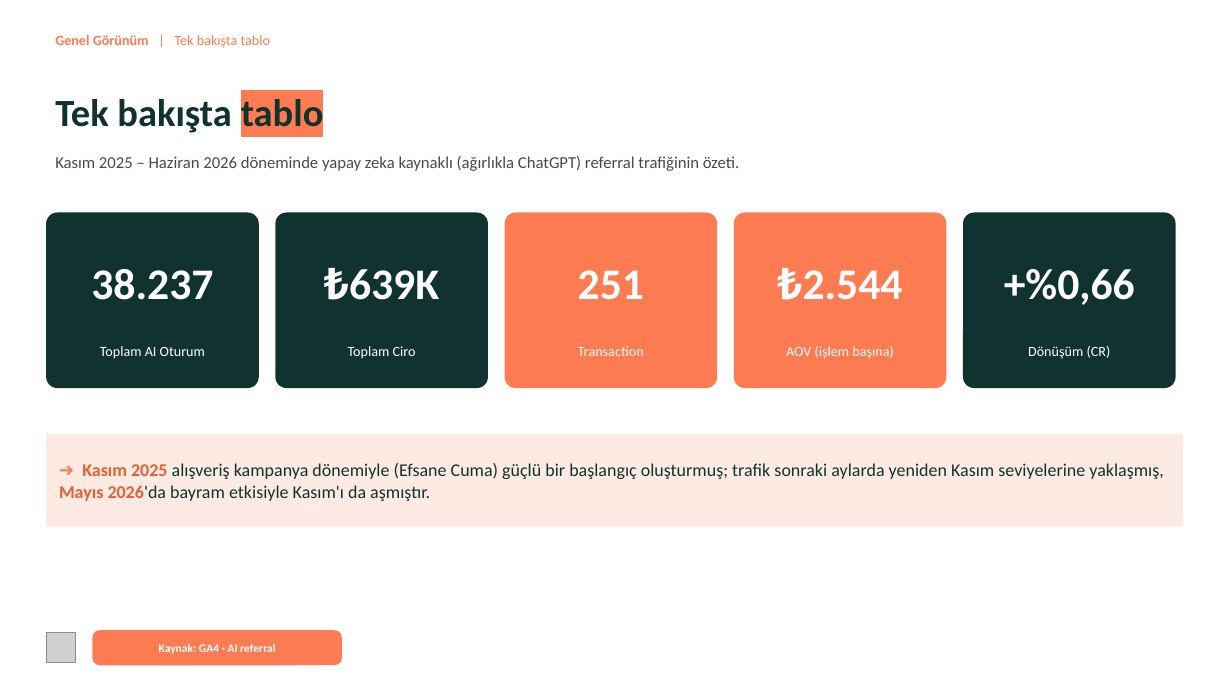
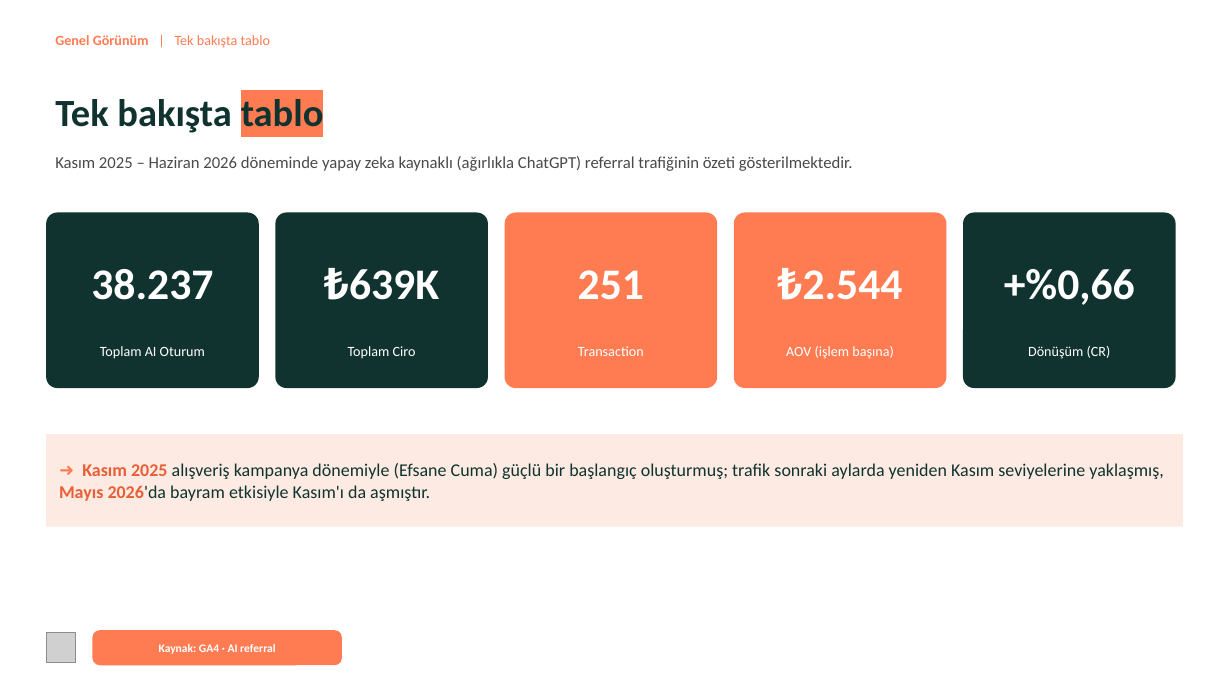
Before and after one commit to erdogan1ozdemir/ozdilekteyim-trafik-analizi, a slide deck: slide 4 of sunum/Ozdilekteyim-AI-Trafik-Analizi-Sunum.pptx. Drawn at 1232x693 pixels with LibreOffice and Linux fonts; fonts in the diff are those of the drawing; grey boxes stand for pictures. Boxes give left, top, right and bottom in pixels: in the first picture for what was removed or moved away, otherwise in the second. Text is boxed around its words. In the diff, an @@ line names an element or a change of style, - is before the commit and + after.

```diff
--- a/sunum/Ozdilekteyim-AI-Trafik-Analizi-Sunum.pptx
+++ b/sunum/Ozdilekteyim-AI-Trafik-Analizi-Sunum.pptx
@@ text at (55, 156, 853, 171): text changed @@
-Kasım 2025 – Haziran 2026 döneminde yapay zeka kaynaklı (ağırlıkla ChatGPT) referral trafiğinin özeti.
+Kasım 2025 – Haziran 2026 döneminde yapay zeka kaynaklı (ağırlıkla ChatGPT) referral trafiğinin özeti gösterilmektedir.
```
Also in this commit, not shown: 1 other slide changed, 4 other files.
